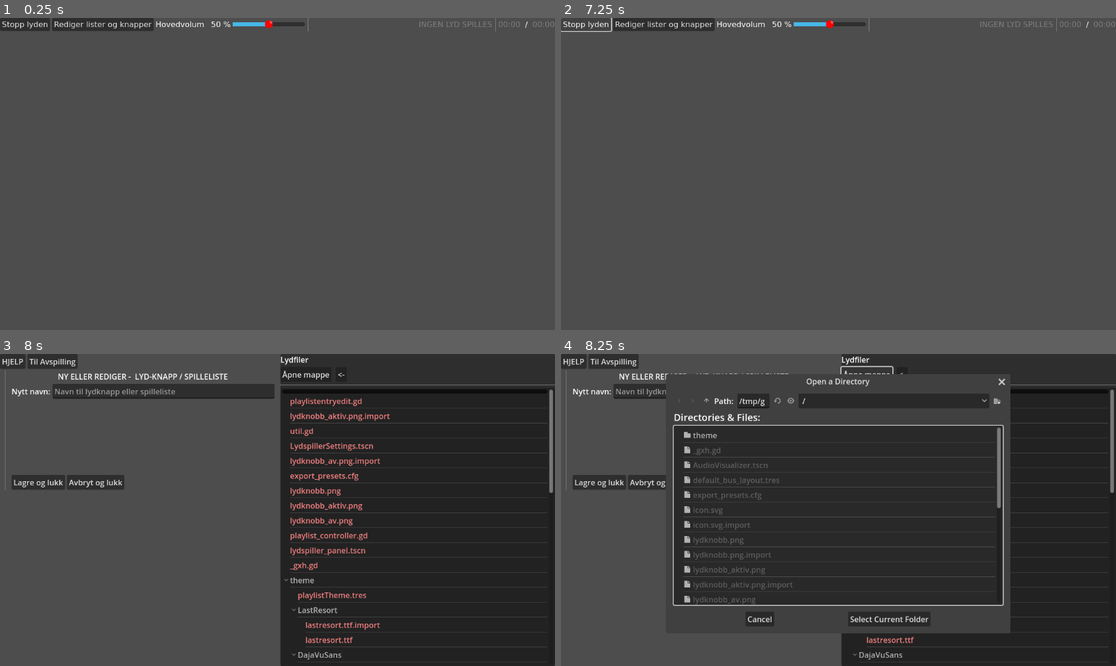
Above: before the commit, frames 1-4 (two rows, left to right).
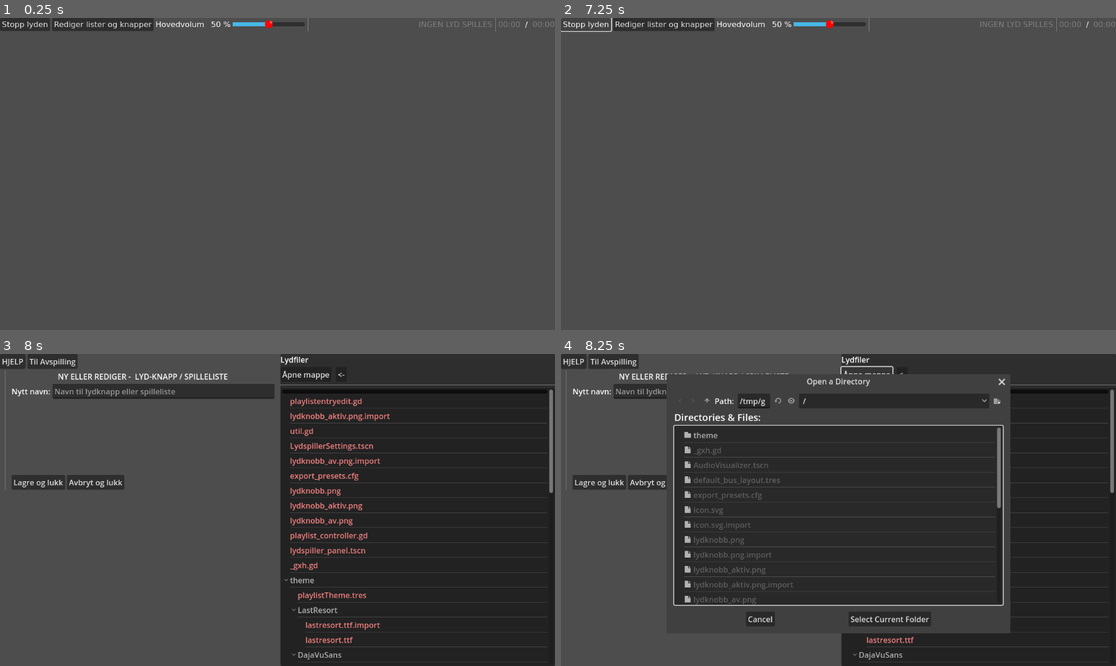
Above: after the commit, the same moments.

Repository: KvaGram/fotballklubb_music_app
Game: Godot game, scene res://lydspiller_panel.tscn
Two runs of this game, one before a commit and one after it. Both use one fixed random seed, a clock stepped at 60 frames per second and the inputs below.
Inputs (mouse positions are in pixels of both pictures, inside the frame that each line leads up to):
- Up to frame 1 (0.25 s): no input
- Up to frame 2 (7.25 s): click "Rediger lister og knapper" at 0.5 s; click (721, 55) at 1.27 s; type "Alex" at 1.35 s; click "Lagre og lukk" at 2 s; click "Avbryt og lukk" at 2.75 s; click "HJELP" at 3.5 s; click "OK" at 4.25 s; click "Til Avspilling" at 5 s; click "Stopp lyden" at 5.75 s; click "Stopp lyden" at 6.5 s
- Up to frame 3 (8 s): click "Rediger lister og knapper" at 7.25 s
- Up to frame 4 (8.25 s): click "Åpne mappe" at 8 s

Frames 1-3 are identical in both runs. In frame 4, 1.3% of the frame differs, in the area x 18-67%, y 6-86%.

Commit message:
Add popup dialog warnings

Diff:
--- a/LydspillerSettings.gd
+++ b/LydspillerSettings.gd
@@ -7,6 +7,30 @@
 @export var max_filedepth = 2 #How many levels of subdirectories the fileexplorer will explore. At 0, only the base directory will show, no subdirectories.
 @export var ignore_nonmusic = false #hides filetypes not in SUPPORTED
 @onready var playlistentryedit:PackedScene = preload("res://playlistentryedit.tscn")
+
+var wav_warn_flag:bool=false
+
+const error_text1:String ='Denne musikk-appen støtter .mp3 og noen .wav filer.
+
+Du har forsøkt å laste inn en %s fil
+i en spilleliste. Dette er ikke støttet.
+'
+const error_text2:String ='Oi da. Noe gikk galt her.
+Du eller programmet forsøkte å laste inn
+%s
+men programmet kan ikke finne denne filen eller mappen.
+'
+const error_text3:String ='Oi da. Noe gikk galt her.
+Programmet prøvde å testspille
+%s
+men lyden ble ikke lastet inn riktig. Er datafilen borte?
+'
+const error_text4:String ='Du legger til en wav fil i en spilleliste.
+Dette er det akuratt nå begrenset støtte for.
+Hvis lyden kommer ut feil, konverter den til en mp3, og legg den inn på nytt.
+
+Denne advarselen vil ikke vises igen før du åpner
+åpner redigeringspanelet på nytt'
 
 const SUPPORTED:PackedStringArray = ["mp3", "wav"]
 # Called when the node enters the scene tree for the first time.
@@ -26,6 +50,8 @@
 	populateElementList()
 	#Do not auto accept quit request
 	get_tree().set_auto_accept_quit(false)
+
+	%ErrorDialog.focus_exited.connect(hide_support_warn)
 #End of _ready
 func _notification(what):
 	#When quit request is recived, run save_data, then comply.
@@ -37,6 +63,13 @@
 func _openHelp():
 	%Help.popup_centered(Vector2i(800,400))
 
+func show_error(err:String):
+	%ErrorDialog.dialog_text = err
+	%ErrorDialog.popup_centered()
+	%ErrorDialog.grab_focus()
+func hide_support_warn():
+	%ErrorDialog.hide()
+
 func save_data():
 	config.set_value("playlists", "lists", playlistdata)
 	config.set_value("lastused", "dir", currentPath)
@@ -48,6 +81,9 @@
 	else:
 		audio.volume_db = linear_to_db(float(vol)/100)
 		audio.stream = Util.load_audio(path)
+		if not audio.stream or audio.stream.get_length() <= 0:
+			show_error(error_text3 % [path])
+			return
 		audio.play()
 
 #Tree functions
@@ -101,13 +137,15 @@
 
 func activateItem(item:TreeItem):
 	var path = getpathTreeitem(item)
-	if path.get_extension() in SUPPORTED:
-		addListEntry(path)
-	else:
-		#Presume it is a folder, attempt to navigate to it
-		var d:DirAccess = DirAccess.open(path)
-		if d:
-			openDir(d.get_current_dir())
+	if DirAccess.dir_exists_absolute(path):
+		openDir(path)
+	elif FileAccess.file_exists(path):
+		if path.get_extension() in SUPPORTED:
+			addListEntry(path)
+		else:
+			show_error(error_text1 % [path.get_extension()]) #display error of unsupported type on screen
+	else:
+		show_error(error_text2 % [path]) #display path not found error
 
 
 #Recursively gets the full path of a TreeItem, presuming text index 0 is the file/folder name, and root contains full a valid path.
@@ -163,11 +201,11 @@
 	for c in %boxListContent.get_children():
 		c.free()
 	%txtListName.clear()
-	%txtWavWarn.visible = false
 
 func addListEntry(path:String):
-	if path.get_extension().contains("wav"):
-		%txtWavWarn.visible = true
+	if path.get_extension().contains("wav") and not wav_warn_flag:
+		show_error(error_text4)
+		wav_warn_flag = true
 	var n:Node = playlistentryedit.instantiate()
 	n.set_mode(PlaylistEntry.ENTRYMODE.AUDIOENTRY)
 	n.set_text(path)
--- a/LydspillerSettings.tscn
+++ b/LydspillerSettings.tscn
@@ -69,16 +69,6 @@
 [node name="Label" type="Label" parent="VBoxContainer/HSplitContainer/Panel/VBoxContainer/VSplitContainer/boxEditor/VBoxContainer/boxContent"]
 layout_mode = 2
 text = "NY ELLER REDIGER -  LYD-KNAPP / SPILLELISTE"
-horizontal_alignment = 1
-
-[node name="txtWavWarn" type="Label" parent="VBoxContainer/HSplitContainer/Panel/VBoxContainer/VSplitContainer/boxEditor/VBoxContainer/boxContent"]
-unique_name_in_owner = true
-layout_mode = 2
-theme_override_colors/font_color = Color(1, 0, 0, 1)
-theme_override_constants/line_spacing = 0
-theme_override_font_sizes/font_size = 8
-text = "Advarsel: Støtte for .wav filer er for tiden begrenset. Dette kan fikses, men for nå,
-hvis lyden kun lager støy, konverter den til mp3, eller ikke bruk den."
 horizontal_alignment = 1
 
 [node name="HBoxContainer" type="HBoxContainer" parent="VBoxContainer/HSplitContainer/Panel/VBoxContainer/VSplitContainer/boxEditor/VBoxContainer/boxContent"]
@@ -200,6 +190,13 @@
 
 [node name="AudioStreamPlayer" type="AudioStreamPlayer" parent="."]
 unique_name_in_owner = true
+
+[node name="ErrorDialog" type="AcceptDialog" parent="."]
+unique_name_in_owner = true
+title = "Oops..."
+position = Vector2i(300, 300)
+size = Vector2i(103, 100)
+dialog_text = "Oi da. Noe gikk galt med denne feilmeldingen."
 
 [connection signal="pressed" from="VBoxContainer/HSplitContainer/Panel/VBoxContainer/HBoxContainer/btnHelp" to="." method="_openHelp"]
 [connection signal="pressed" from="VBoxContainer/HSplitContainer/Panel/VBoxContainer/HBoxContainer/btnToPlay" to="." method="switchToPlayScene"]
--- a/util.gd
+++ b/util.gd
@@ -6,7 +6,7 @@
 	var file:FileAccess = FileAccess.open(path, FileAccess.READ)
 	var stream:AudioStream
 	if not file:
-		printerr("file not found")
+		printerr("path %s not found"%[path])
 		return
 	if path.get_extension() == "mp3": # .ends_with(".mp3"):
 		stream = AudioStreamMP3.new()
